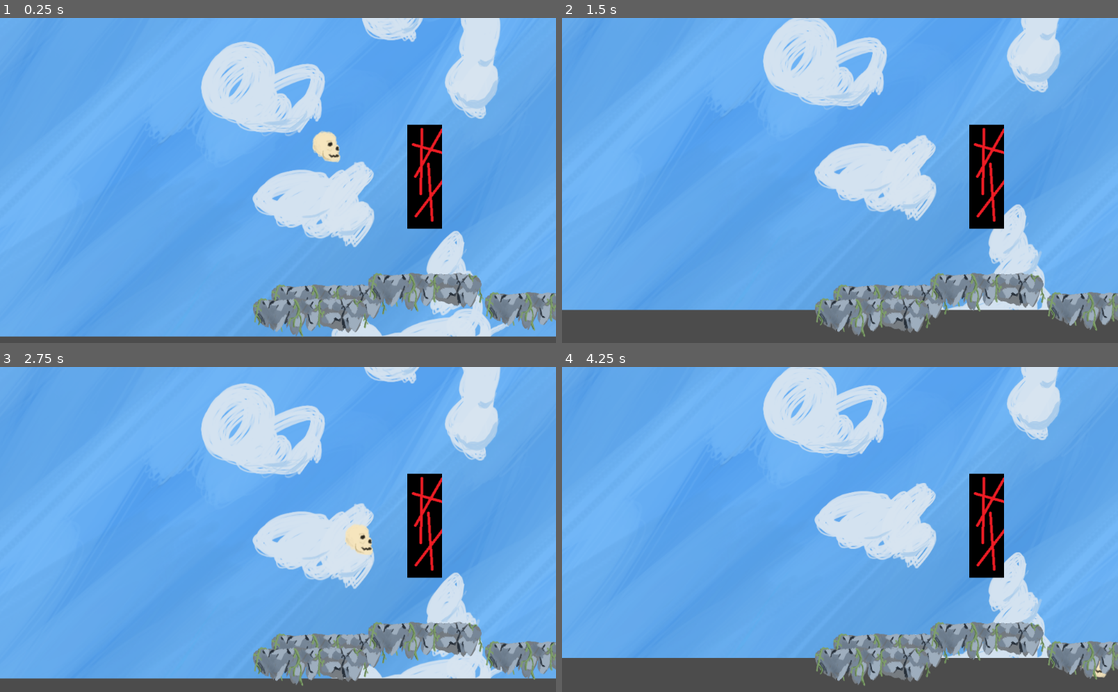
Above: before the commit, frames 1-4 (two rows, left to right).
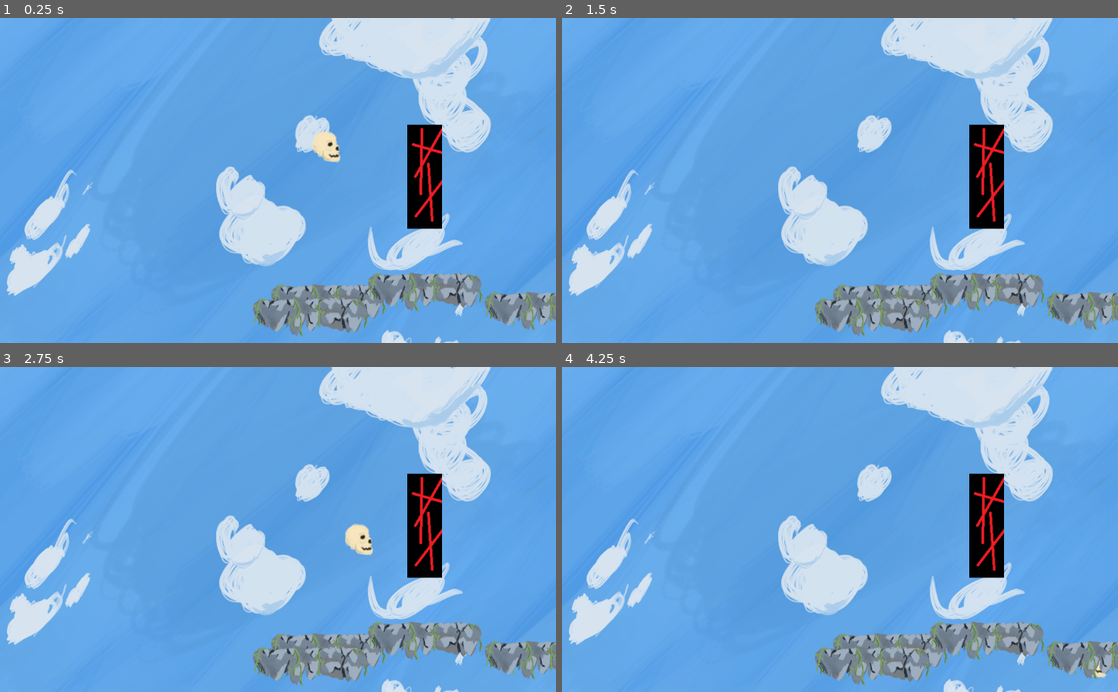
Above: after the commit, the same moments.

Repository: 4X3L/sky-high
Game: Godot game, scene res://Game.tscn
The game is run twice, just before and just after one commit, with the same random seed, the same clock (stepped at 60 frames per second) and the same inputs.
Inputs (mouse positions are in pixels of both pictures, inside the frame that each line leads up to):
- Up to frame 1 (0.25 s): no input
- Up to frame 2 (1.5 s): move the mouse to (962, 164) at 0.52 s; press the mouse at (962, 164) at 0.53 s; move the mouse to (728, 196) at 1.27 s; release the mouse at (728, 196) at 1.28 s; click (728, 196) at 1.35 s
- Up to frame 3 (2.75 s): move the mouse to (333, 458) at 2.02 s; press the mouse at (333, 458) at 2.03 s
- Up to frame 4 (4.25 s): move the mouse to (812, 594) at 2.77 s; release the mouse at (812, 594) at 2.78 s; click (812, 594) at 2.85 s; move the mouse to (1006, 578) at 3.52 s; press the mouse at (1006, 578) at 3.53 s

The runs differ from the first frame. In frame 1, 25% of the frame differs, in the area x 0-100%, y 0-100%; in frame 2, 32%; in frame 3, 28%; in frame 4, 32%.

Commit message:
Updated background scene, and added Bounce to platform collision

Diff:
--- a/Background.tscn
+++ b/Background.tscn
@@ -6,6 +6,13 @@
 [node name="Node2D" type="Node2D"]
 script = ExtResource( 1 )
 
-[node name="Sprite" type="Sprite" parent="."]
-position = Vector2( 512, -1454 )
+[node name="ParallaxBackground" type="ParallaxBackground" parent="."]
+
+[node name="TextureRect" type="TextureRect" parent="ParallaxBackground"]
+margin_right = 40.0
+margin_bottom = 40.0
 texture = ExtResource( 2 )
+stretch_mode = 2
+__meta__ = {
+"_edit_use_anchors_": false
+}
--- a/Player.gd
+++ b/Player.gd
@@ -6,6 +6,12 @@
 
 # Our velocity
 var velocity = Vector2(0, 0)
+# Friction with other objects, reduces velocity
+var bounceDamp = 0.7
+var bounceClamp = 1
+var friction = 0.5
+var slideClamp = 0.1
+
 export var GRAVITY : float = 20
 export var JUMP_POWER : float = 2
 export var JUMP_POWER_FIXED : float = 1000
@@ -33,7 +39,15 @@
 	velocity[1] = velocity[1] + GRAVITY
 
 func _on_plaform_land(delta, collision_data):
-	pass
+	if collision_data.travel[1] < bounceClamp:
+		velocity[1] = 0
+	else:
+		velocity[1] *= -1 * bounceDamp
+	if collision_data.travel[0] < slideClamp:
+		velocity[0] = 0
+	else:
+		velocity[1] *= friction
+	#velocity[0] *= friction
 
 # Called every frame. 'delta' is the elapsed time since the previous frame.
 func _process(delta):
@@ -45,10 +59,8 @@
 
 		# Did we hit a platform or a wall?
 		if "Platforms" in groups:
-			print("Platform found!")
 			_on_plaform_land(delta, collision_data)
 		elif "Walls" in groups:
-			print("Wall found!")
 			velocity[0] = - velocity[0]
 			_gravity()
 	else:
